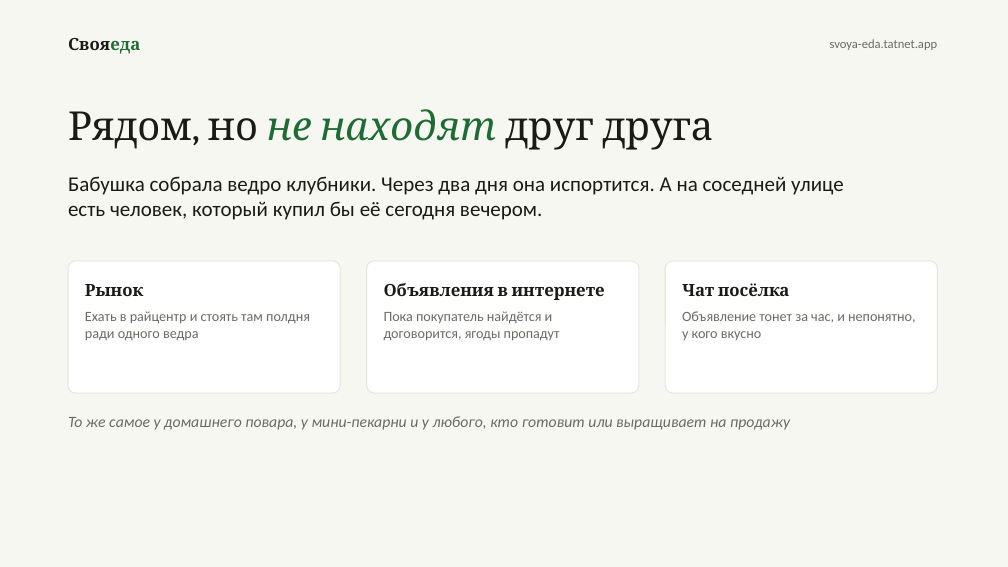
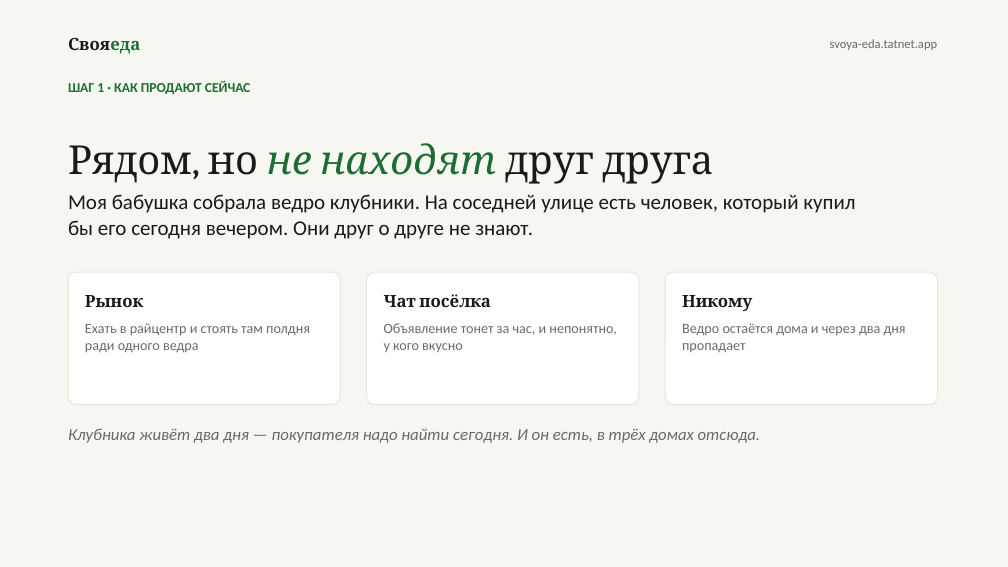
Before and after one commit to amirfazulen-byte/project, a slide deck: slide 2 of deck/СвояЕда.pptx. Drawn at 1008x567 pixels with LibreOffice and Linux fonts; fonts in the diff are those of the drawing. Boxes give left, top, right and bottom in pixels: in the first picture for what was removed or moved away, otherwise in the second. Text is boxed around its words. In the diff, an @@ line names an element or a change of style, - is before the commit and + after.

```diff
--- a/deck/СвояЕда.pptx
+++ b/deck/СвояЕда.pptx
@@ text added at (68, 81, 251, 94), 13 pt, text #1E6B33, bold @@
+ШАГ 1 · КАК ПРОДАЮТ СЕЙЧАС
@@ text "Рядом, но не находят друг ...": place and size @@
-text "Рядом, но не находят друг ..." at (68, 109, 713, 150)
+text "Рядом, но не находят друг ..." at (68, 143, 713, 184)
@@ text at (68, 194, 855, 239): text changed @@
-Бабушка собрала ведро клубники. Через два дня она испортится. А на соседней улице есть человек, который купил бы её сегодня вечером.
+Моя бабушка собрала ведро клубники. На соседней улице есть человек, который купил бы его сегодня вечером. Они друг о друге не знают.
@@ rounded rectangle removed at (367, 261, 639, 393) @@
-Объявления в интернете
-Пока покупатель найдётся и договорится, ягоды пропадут
@@ rounded rectangle "Рынок": place and size @@
-rounded rectangle "Рынок" at (68, 261, 340, 393)
+rounded rectangle "Рынок" at (68, 272, 340, 405)
@@ rounded rectangle "Чат посёлка": place and size @@
-rounded rectangle "Чат посёлка" at (665, 261, 938, 393)
+rounded rectangle "Чат посёлка" at (367, 272, 639, 405)
@@ rounded rectangle added at (665, 272, 938, 405), fill #FFFFFF, outline #E6E6DF 1 pt, 13.5 pt, text #6B6B66 @@
+Никому
+Ведро остаётся дома и через два дня пропадает
@@ text removed at (68, 416, 790, 430) @@
-То же самое у домашнего повара, у мини-пекарни и у любого, кто готовит или выращивает на продажу
@@ text added at (68, 428, 761, 443), 16 pt, text #6B6B66, italic @@
+Клубника живёт два дня — покупателя надо найти сегодня. И он есть, в трёх домах отсюда.
```
Also in this commit, not shown: 4 other slides changed, 6 other files.
